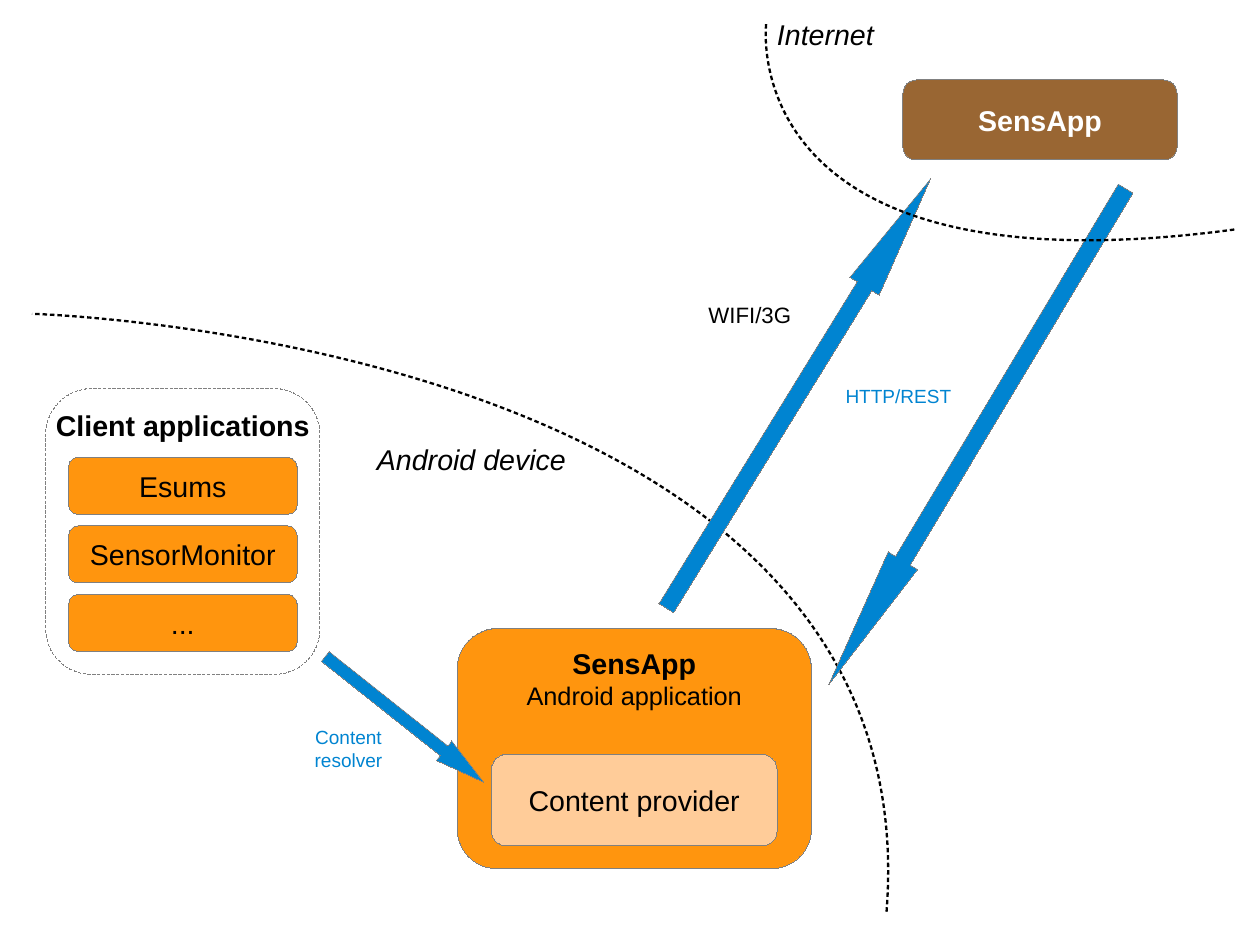
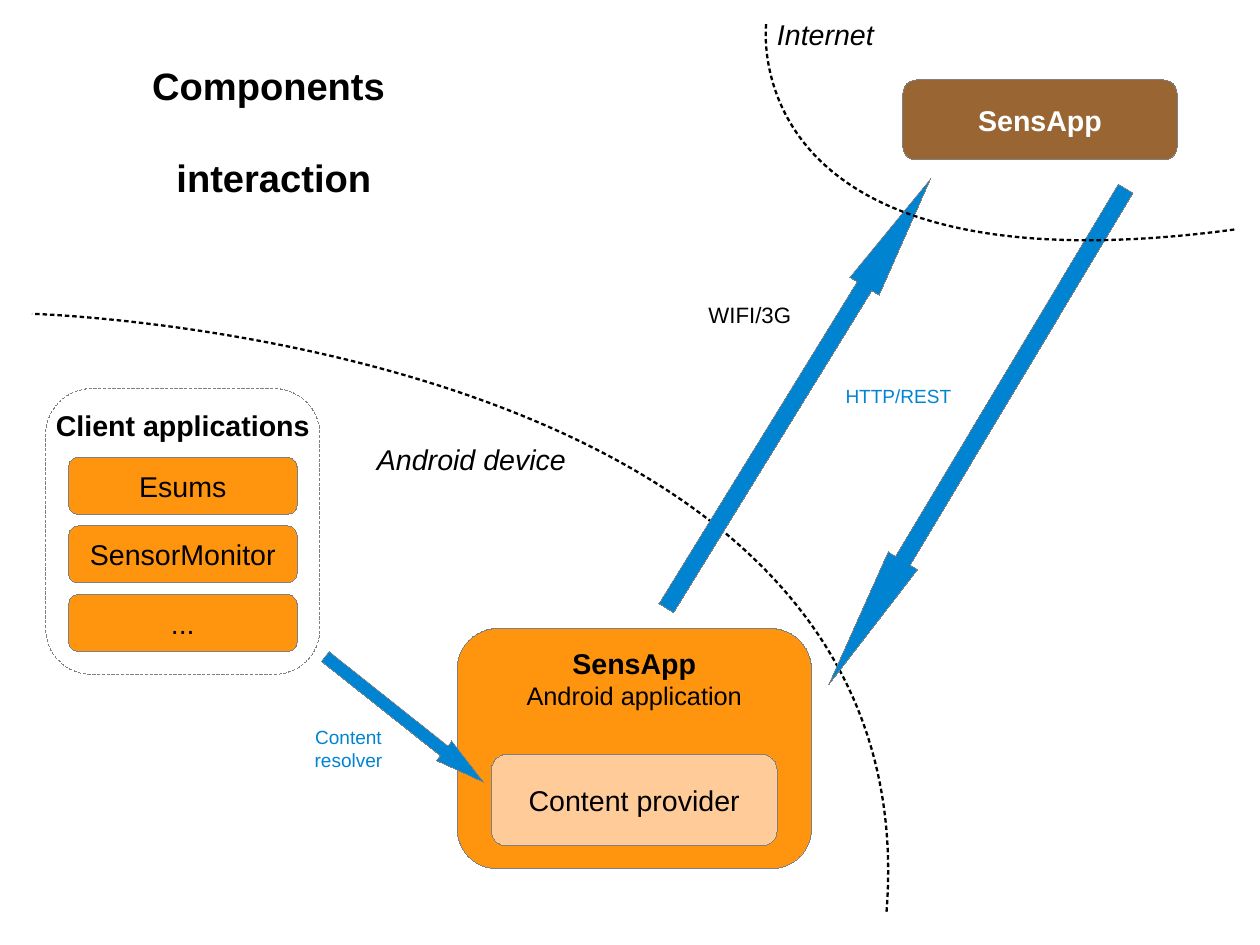
Before and after one commit to SINTEF-9012/sensapp-android, a slide deck: slide 2 of doc/sensapp_overview.odp. Drawn at 1260x945 pixels with LibreOffice and Linux fonts; fonts in the diff are those of the drawing. Boxes give left, top, right and bottom in pixels: in the first picture for what was removed or moved away, otherwise in the second. Text is boxed around its words. In the diff, an @@ line names an element or a change of style, - is before the commit and + after.

```diff
--- a/doc/sensapp_overview.odp
+++ b/doc/sensapp_overview.odp
@@ text added at [152,73,385,193], 24 pt, text #000000, bold @@
+Components
+interaction
```
Also in this commit, not shown: 1 other slide changed.
